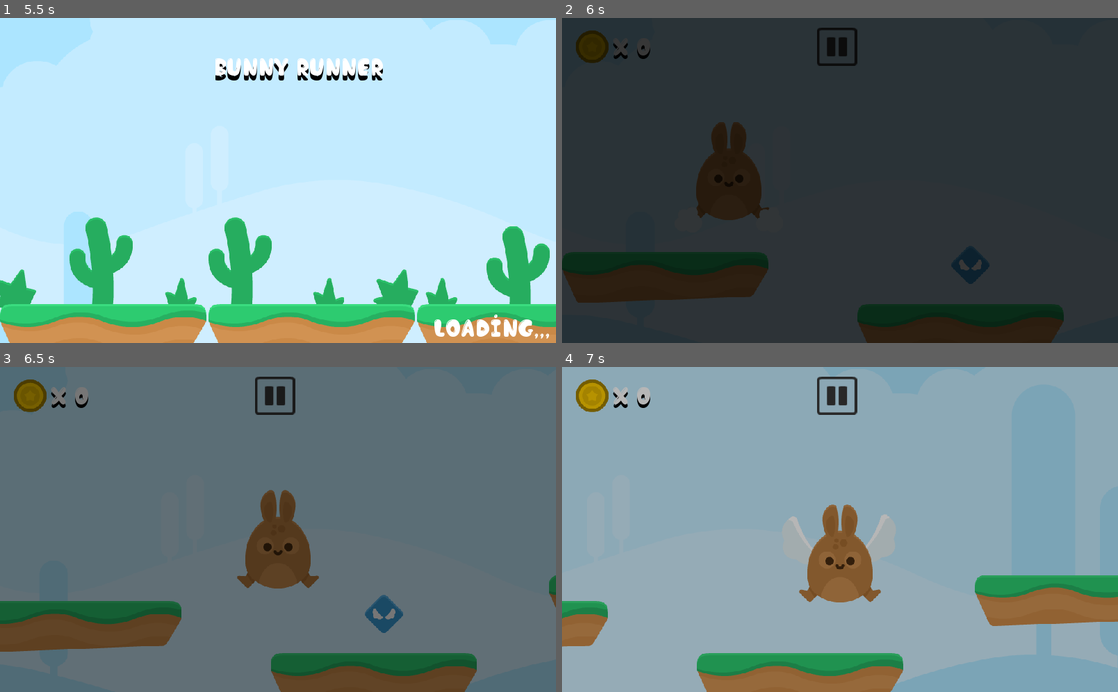
Above: before the commit, frames 1-4 (two rows, left to right).
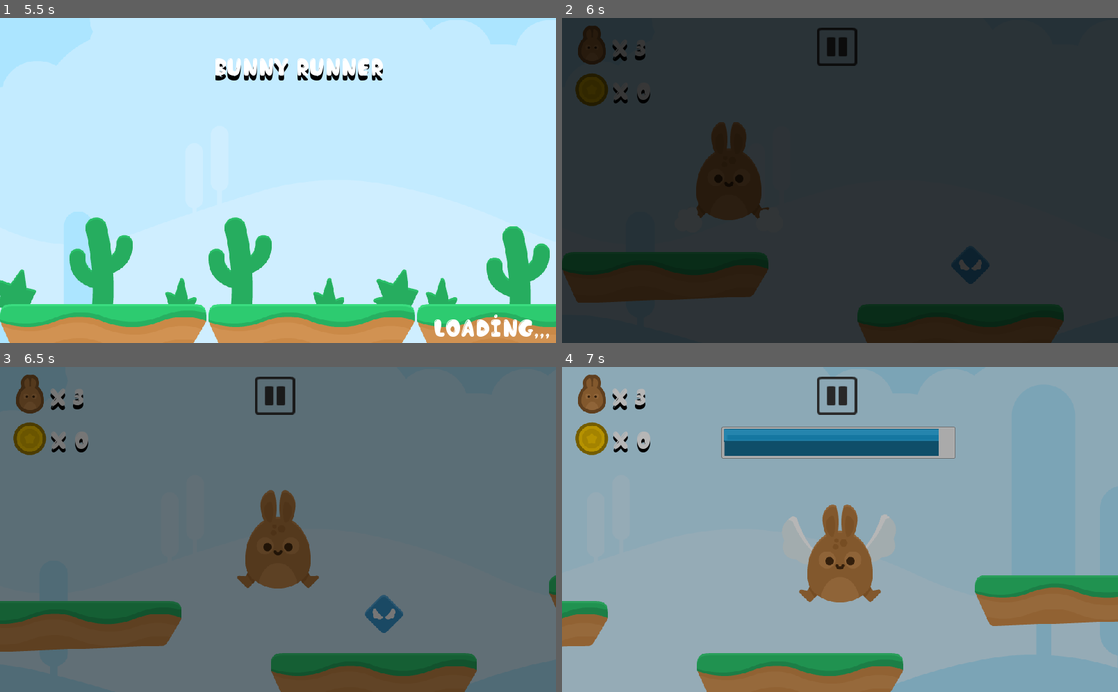
Above: after the commit, the same moments.

Repository: soapmactavish23/BunnyRunner
Game: Godot game, scene res://scenes/Menu.tscn
Same seed, same stepped clock (60 frames per second), same inputs: the game is played once before the commit and once after it. Sound files missing from this copy of the repository are replaced by a short silence.
Inputs (mouse positions are in pixels of both pictures, inside the frame that each line leads up to):
- Up to frame 1 (5.5 s): click "jogar" at 0.5 s; move the mouse to (400, 164) at 1.27 s; click (400, 164) at 1.42 s; move the mouse to (166, 196) at 2.02 s; click (166, 196) at 2.17 s; move the mouse to (333, 109) at 2.77 s; click (333, 109) at 2.92 s; move the mouse to (250, 245) at 3.52 s; click (250, 245) at 3.67 s; move the mouse to (444, 229) at 4.27 s; click (444, 229) at 4.42 s; move the mouse to (111, 131) at 5.02 s; click (111, 131) at 5.17 s
- Up to frame 2 (6 s): move the mouse to (867, 180) at 5.77 s; click (867, 180) at 5.92 s
- Up to frame 3 (6.5 s): no input
- Up to frame 4 (7 s): move the mouse to (756, 448) at 6.52 s; click (756, 448) at 6.67 s

Frame 1 is identical in both runs. In frame 2, 0.8% of the frame differs, in the area x 2-16%, y 2-28%; in frame 3, 1.3%; in frame 4, 5.6%, in the area x 2-71%, y 2-29%.

Commit message:
'wing-bar-finished'

Diff:
--- a/probs/HUD.tscn
+++ b/probs/HUD.tscn
@@ -1,59 +1,42 @@
-[gd_scene load_steps=12 format=2]
+[gd_scene load_steps=16 format=2]
 
 [ext_resource path="res://scripts/HUD.gd" type="Script" id=1]
-[ext_resource path="res://sprites/HUD/coin_gold.png" type="Texture" id=2]
-[ext_resource path="res://probs/fade.tscn" type="PackedScene" id=3]
-[ext_resource path="res://sprites/HUD/lineDark/lineDark09.png" type="Texture" id=4]
-[ext_resource path="res://sprites/HUD/lineDark/lineDark42.png" type="Texture" id=5]
-[ext_resource path="res://sprites/HUD/lineDark/lineDark37.png" type="Texture" id=6]
+[ext_resource path="res://probs/fade.tscn" type="PackedScene" id=2]
+[ext_resource path="res://sprites/HUD/lineDark/lineDark09.png" type="Texture" id=3]
+[ext_resource path="res://sprites/HUD/lineDark/lineDark42.png" type="Texture" id=4]
+[ext_resource path="res://sprites/HUD/lineDark/lineDark37.png" type="Texture" id=5]
+[ext_resource path="res://sprites/HUD/lineDark/lineDark14.png" type="Texture" id=6]
 [ext_resource path="res://sprites/HUD/lineDark/lineDark12.png" type="Texture" id=7]
-[ext_resource path="res://sprites/HUD/lineDark/lineDark14.png" type="Texture" id=8]
+[ext_resource path="res://sprites/HUD/coin_gold.png" type="Texture" id=8]
+[ext_resource path="res://sprites/HUD/lifes.png" type="Texture" id=9]
+[ext_resource path="res://scripts/barra_power.gd" type="Script" id=10]
+[ext_resource path="res://sprites/HUD/grey_panel.png" type="Texture" id=11]
+[ext_resource path="res://sprites/HUD/blue_button00.png" type="Texture" id=12]
 
-[sub_resource type="DynamicFontData" id=1]
-font_path = "res://fonts/Chocolate Bar Demo.otf"
-
-[sub_resource type="DynamicFont" id=2]
-size = 48
-font_data = SubResource( 1 )
-
-[sub_resource type="SpriteFrames" id=3]
+[sub_resource type="SpriteFrames" id=1]
 animations = [ {
+"frames": [ ExtResource( 6 ) ],
+"loop": true,
+"name": "off",
+"speed": 5.0
+}, {
 "frames": [ ExtResource( 7 ) ],
 "loop": true,
 "name": "on",
 "speed": 5.0
-}, {
-"frames": [ ExtResource( 8 ) ],
-"loop": true,
-"name": "off",
-"speed": 5.0
 } ]
+
+[sub_resource type="DynamicFontData" id=2]
+font_path = "res://fonts/Chocolate Bar Demo.otf"
+
+[sub_resource type="DynamicFont" id=3]
+size = 48
+font_data = SubResource( 2 )
 
 [node name="HUD" type="CanvasLayer"]
 script = ExtResource( 1 )
 
-[node name="Sprite" type="Sprite" parent="."]
-position = Vector2( 55.6507, 53.0007 )
-texture = ExtResource( 2 )
-
-[node name="txtMoeda" type="Label" parent="."]
-margin_left = 92.7512
-margin_top = 34.4504
-margin_right = 165.751
-margin_bottom = 86.4504
-custom_fonts/font = SubResource( 2 )
-custom_colors/font_color = Color( 0, 0, 0, 1 )
-text = "x 0"
-
-[node name="txtMoeda2" type="Label" parent="."]
-margin_left = 92.7512
-margin_top = 26.5003
-margin_right = 165.751
-margin_bottom = 78.5003
-custom_fonts/font = SubResource( 2 )
-text = "x 0"
-
-[node name="fade" parent="." instance=ExtResource( 3 )]
+[node name="fade" parent="." instance=ExtResource( 2 )]
 
 [node name="btnPause" type="Button" parent="."]
 editor/display_folded = true
@@ -116,9 +99,92 @@
 [node name="anim" type="AnimatedSprite" parent="pause/btnSound"]
 position = Vector2( 39.1033, 42.0253 )
 scale = Vector2( 1.64934, 1.68992 )
-frames = SubResource( 3 )
+frames = SubResource( 1 )
 animation = "on"
+
+[node name="Moedas" type="Node2D" parent="."]
+editor/display_folded = true
+position = Vector2( 0, 82.0218 )
+
+[node name="txtMoeda" type="Label" parent="Moedas"]
+margin_left = 92.7512
+margin_top = 34.4504
+margin_right = 165.751
+margin_bottom = 86.4504
+custom_fonts/font = SubResource( 3 )
+custom_colors/font_color = Color( 0, 0, 0, 1 )
+text = "x 0"
+
+[node name="txtMoeda2" type="Label" parent="Moedas"]
+margin_left = 92.7512
+margin_top = 26.5003
+margin_right = 165.751
+margin_bottom = 78.5003
+custom_fonts/font = SubResource( 3 )
+text = "x 0"
+
+[node name="Sprite" type="Sprite" parent="Moedas"]
+position = Vector2( 55, 50 )
+texture = ExtResource( 8 )
+
+[node name="Vidas" type="Node2D" parent="."]
+editor/display_folded = true
+
+[node name="txtVida2" type="Label" parent="Vidas"]
+margin_left = 91.8293
+margin_top = 36.7453
+margin_right = 164.829
+margin_bottom = 88.7453
+custom_fonts/font = SubResource( 3 )
+custom_colors/font_color = Color( 0, 0, 0, 1 )
+text = "x 0"
+
+[node name="txtVida" type="Label" parent="Vidas"]
+margin_left = 91.8293
+margin_top = 28.5808
+margin_right = 164.829
+margin_bottom = 80.5808
+custom_fonts/font = SubResource( 3 )
+custom_colors/font_color = Color( 1, 1, 1, 1 )
+text = "x 0"
+
+[node name="Sprite" type="Sprite" parent="Vidas"]
+position = Vector2( 55, 50 )
+texture = ExtResource( 9 )
+
+[node name="barra_power" type="Node2D" parent="."]
+position = Vector2( 295.71, 112.24 )
+script = ExtResource( 10 )
+
+[node name="base" type="NinePatchRect" parent="barra_power"]
+margin_left = -2.06
+margin_top = -2.23662
+margin_right = 428.94
+margin_bottom = 56.7634
+rect_pivot_offset = Vector2( -1.4061, 2.4971 )
+texture = ExtResource( 11 )
+region_rect = Rect2( 0, 0, 100, 100 )
+patch_margin_left = 7
+patch_margin_top = 4
+patch_margin_right = 8
+patch_margin_bottom = 7
+
+[node name="bar" type="NinePatchRect" parent="barra_power"]
+margin_left = 2.0
+margin_top = 2.0
+margin_right = 422.0
+margin_bottom = 52.0
+rect_pivot_offset = Vector2( -1.4061, 2.4971 )
+texture = ExtResource( 12 )
+region_rect = Rect2( 0, 0, 100, 100 )
+patch_margin_left = 4
+patch_margin_top = 4
+patch_margin_right = 8
+patch_margin_bottom = 7
+
+[node name="tween" type="Tween" parent="barra_power"]
 [connection signal="pressed" from="btnPause" to="." method="_on_btnPause_pressed"]
 [connection signal="pressed" from="pause/btnSair" to="." method="_on_btnSair_pressed"]
 [connection signal="pressed" from="pause/btnStart" to="." method="_on_btnStart_pressed"]
 [connection signal="pressed" from="pause/btnSound" to="." method="_on_btnSound_pressed"]
+[connection signal="tween_completed" from="barra_power/tween" to="barra_power" method="_on_tween_tween_completed"]
--- a/scripts/HUD.gd
+++ b/scripts/HUD.gd
@@ -1,18 +1,38 @@
 extends CanvasLayer
 
 var moeda
-
+var vida
 var som_ligado = true
 
 func _ready():
 	add_to_group("hud")
 	moeda = 0
+	vida = 3
+	$barra_power.hide()
 	$pause.hide()
+	update_hud(vida)
+
+func _process(delta):
+	if vida <= 0:
+		get_tree().call_group("player", "dead")
+
+func update_hud(val):
+	if val == moeda:
+		$Moedas/txtMoeda.text = "x " + str(moeda)
+		$Moedas/txtMoeda2.text = "x " + str(moeda)
+	elif val == vida:
+		$Vidas/txtVida.text = "x " + str(vida)
+		$Vidas/txtVida2.text = "x " + str(vida)
 
 func add_moeda():
 	moeda += 1
-	$txtMoeda.text = "x " + str(moeda)
-	$txtMoeda2.text = "x " + str(moeda)
+	update_hud(moeda)
+
+func del_vida():
+	vida -= 1
+	update_hud(vida)
+
+
 
 func _on_btnPause_pressed():
 	get_tree().paused = true
--- a/scripts/Player.gd
+++ b/scripts/Player.gd
@@ -102,3 +102,7 @@
 func ativar_asas():
 	$asas.show()
 	modo_voador = true
+
+func powerup_finished():
+	$asas.hide()
+	modo_voador = false
--- /dev/null
+++ b/scripts/barra_power.gd
@@ -0,0 +1,21 @@
+extends Node2D
+
+onready var size = $bar.rect_size
+var time = 5
+func _ready():
+	add_to_group("hud")
+
+func ativar_asas():
+	show()
+	$tween.interpolate_method(self, "count", 1, 0 , time, Tween.TRANS_LINEAR, Tween.EASE_IN, 0)
+	$tween.start()
+
+func count(val):
+	print(val)
+	$bar.rect_size = Vector2(size.x * val, size.y)
+
+
+func _on_tween_tween_completed(object, key):
+	hide()
+	$tween.stop_all()
+	get_tree().call_group("player", "powerup_finished")
--- a/scripts/enemy.gd
+++ b/scripts/enemy.gd
@@ -4,7 +4,7 @@
 	pass
 
 func _on_enemy_damage_body_entered(body):
-	get_tree().call_group("player", "dead")
+	get_tree().call_group("hud", "del_vida")
 
 
 func _on_enemy_hurt_body_entered(body):
--- a/scripts/item_asas.gd
+++ b/scripts/item_asas.gd
@@ -6,6 +6,7 @@
 
 func _on_item_asas_body_entered(body):
 	get_tree().call_group("player", "ativar_asas")
+	get_tree().call_group("hud", "ativar_asas")
 	$powerup_wings.hide()
 	$audio.play()
 
Not shown: 3 places in probs/HUD.tscn that only renumber resources
Binary file added: sprites/HUD/blue_button00.png
Not shown, added: sprites/HUD/blue_button00.png.import
Binary file added: sprites/HUD/grey_panel.png
Not shown, added: sprites/HUD/grey_panel.png.import
